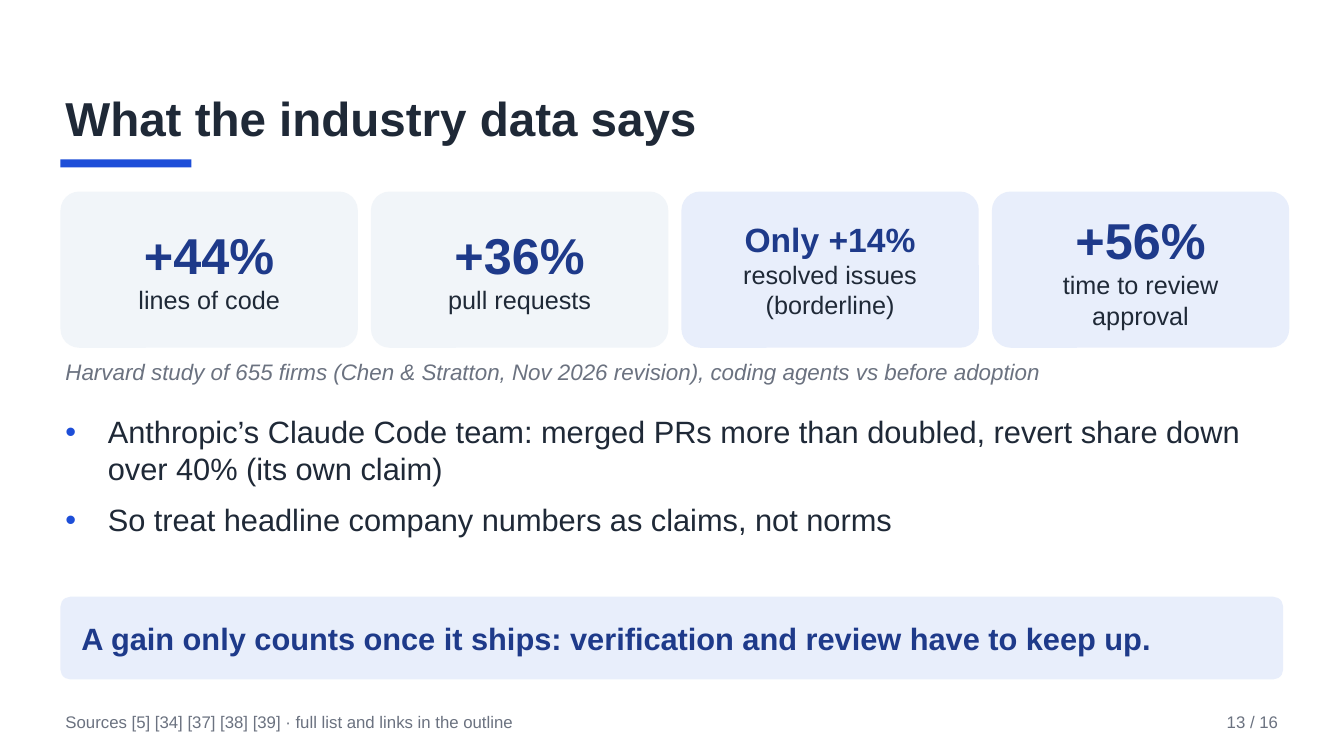
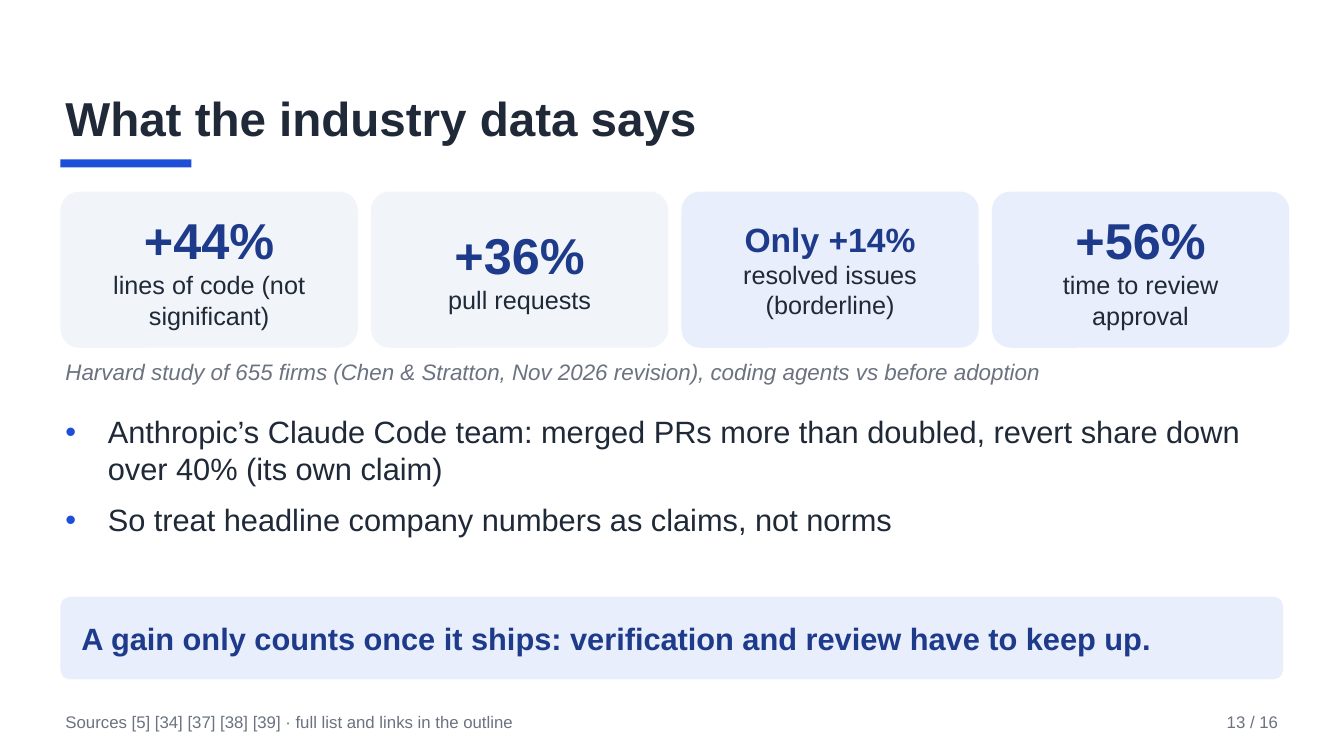
Before and after one commit to AnilKerai/applied-ai-handbook, a slide deck: slide 13 of 1-understand/ai-lunch-and-learn.pptx. Drawn at 1344x756 pixels with LibreOffice and Linux fonts; fonts in the diff are those of the drawing. Boxes give left, top, right and bottom in pixels: in the first picture for what was removed or moved away, otherwise in the second. Text is boxed around its words. In the diff, an @@ line names an element or a change of style, - is before the commit and + after.

```diff
--- a/1-understand/ai-lunch-and-learn.pptx
+++ b/1-understand/ai-lunch-and-learn.pptx
@@ text in rounded rectangle at bbox=[113, 275, 305, 330]: text changed @@
-lines of code
+lines of code (not significant)
```
Also in this commit, not shown: 11 other files.
